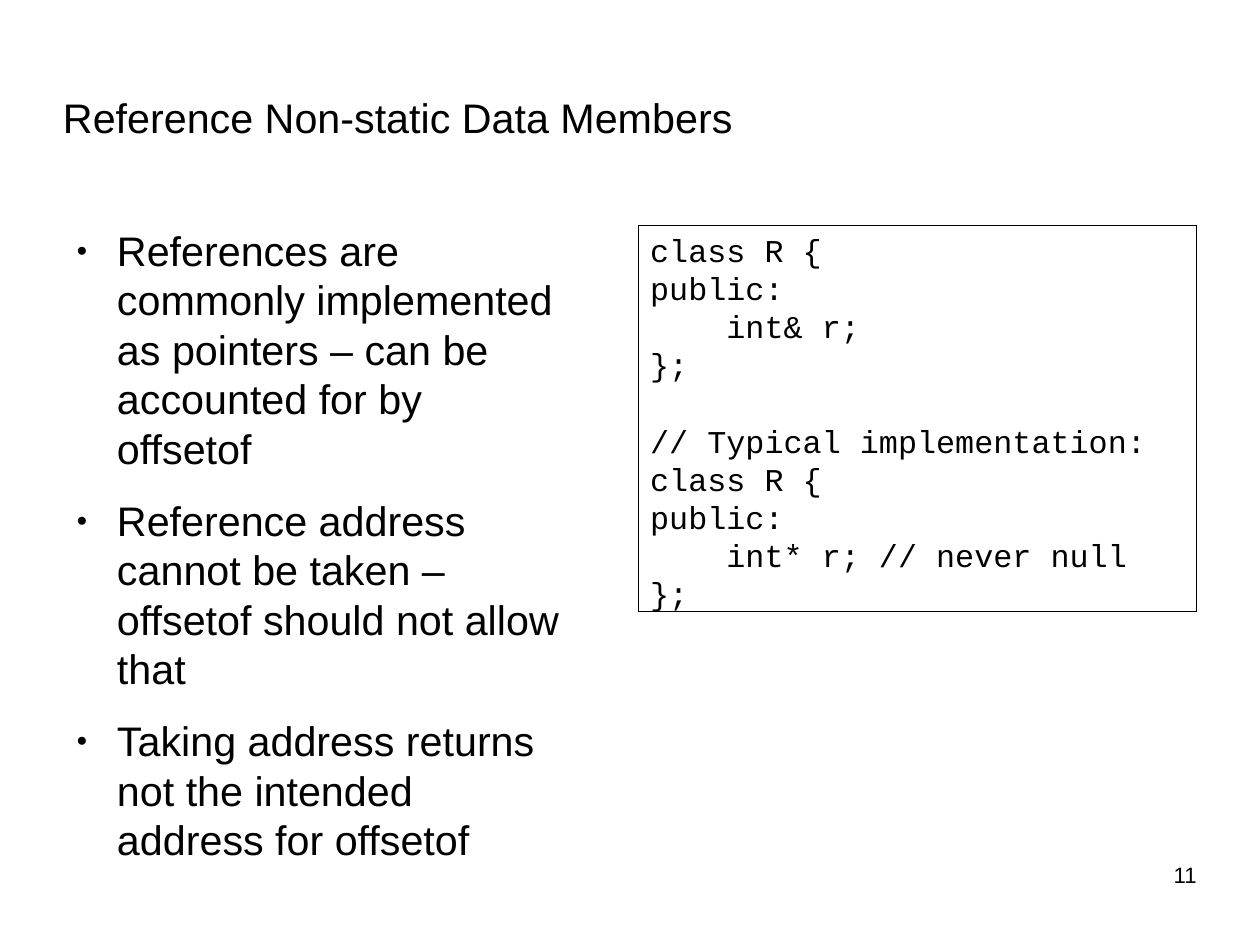
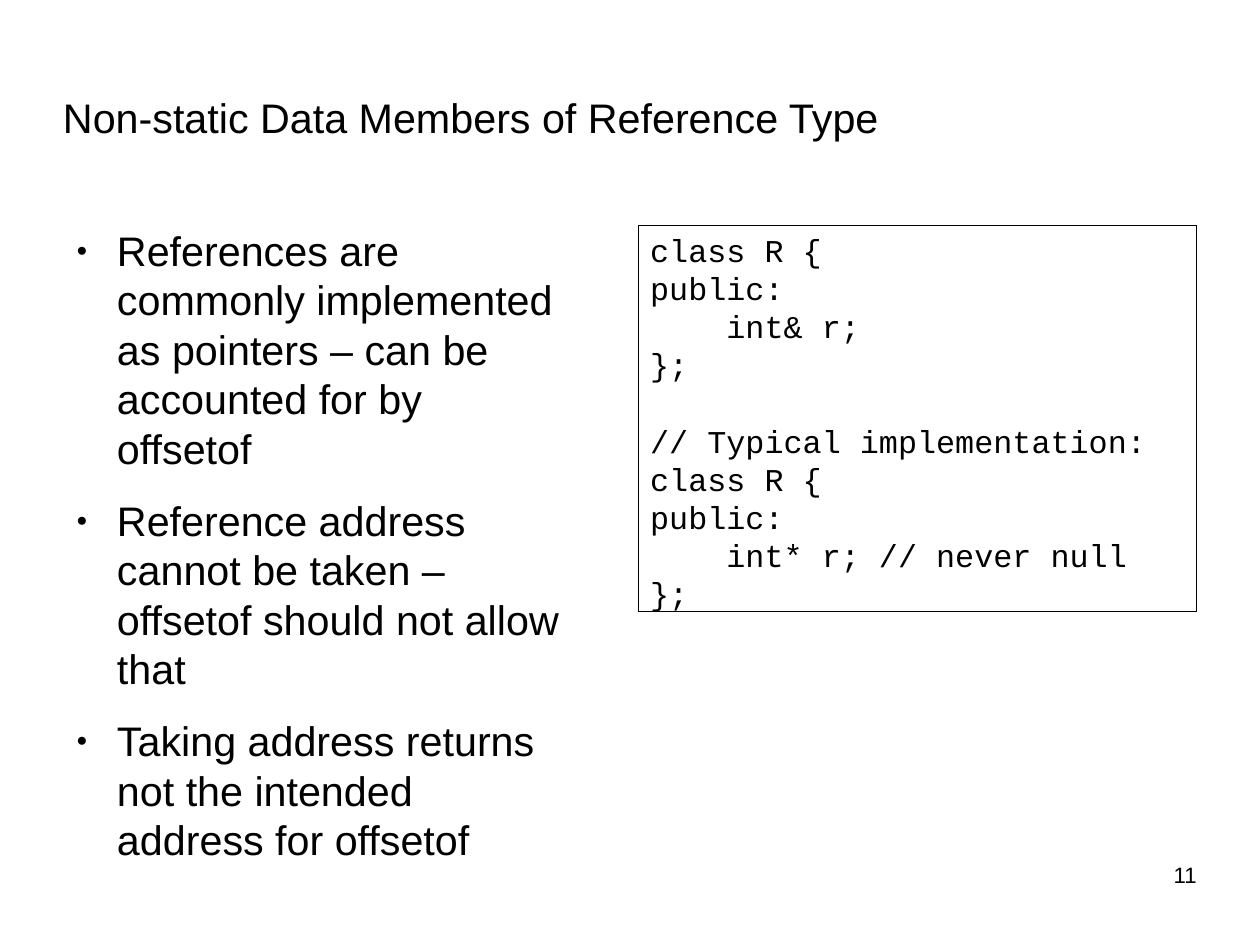
Before and after one commit to Lastique/std-cxx-proposals, a slide deck: slide 11 of extended-offsetof-v2/d0000-extended-offsetof-v2.odp. Drawn at 1260x945 pixels with LibreOffice and Linux fonts; fonts in the diff are those of the drawing; background and template pictures are left out. Boxes give left, top, right and bottom in pixels: in the first picture for what was removed or moved away, otherwise in the second. Text is boxed around its words. In the diff, an @@ line names an element or a change of style, - is before the commit and + after.

```diff
--- a/extended-offsetof-v2/d0000-extended-offsetof-v2.odp
+++ b/extended-offsetof-v2/d0000-extended-offsetof-v2.odp
@@ title at (x1=63, y1=103, x2=878, y2=141): text changed @@
-Reference Non-static Data Members
+Non-static Data Members of Reference Type
```
Also in this commit, not shown: 1 other file.
